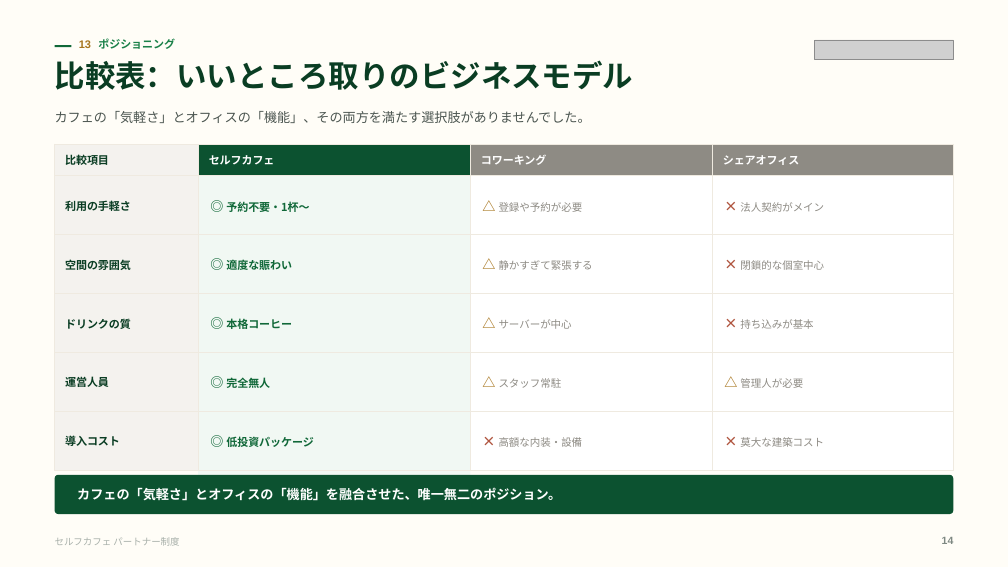
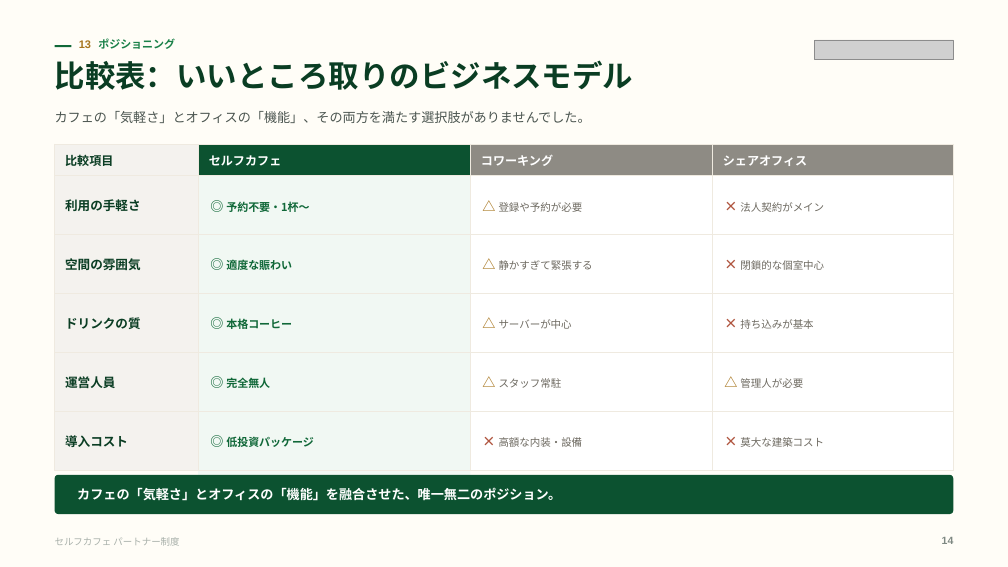
Before and after one commit to a5408071-cmd/suzuki-ceo, a slide deck: slide 14 of selfcafe-partner-deck/selfcafe-partner-deck.pptx. Drawn at 1008x567 pixels with LibreOffice and Linux fonts; fonts in the diff are those of the drawing; grey boxes stand for pictures. Boxes give left, top, right and bottom in pixels: in the first picture for what was removed or moved away, otherwise in the second. Text is boxed around its words. In the diff, an @@ line names an element or a change of style, - is before the commit and + after.

```diff
--- a/selfcafe-partner-deck/selfcafe-partner-deck.pptx
+++ b/selfcafe-partner-deck/selfcafe-partner-deck.pptx
@@ table at (x1=54, y1=144, x2=954, y2=451) @@
@@ size 10.5 to 11.5 pt in "比較項目", "セルフカフェ", "コワーキング", "シェアオフィス" @@
@@ size 10.5 to 12 pt in "利用の手軽さ", "空間の雰囲気", "ドリンクの質", "運営人員" and 1 more places @@
@@ text colour #8E8B84 to #6E6A61 in "登録や予約が必要", "法人契約がメイン", "静かすぎて緊張する", "閉鎖的な個室中心" and 6 more places @@
```
Also in this commit, not shown: 8 other slides changed, 6 other files.
